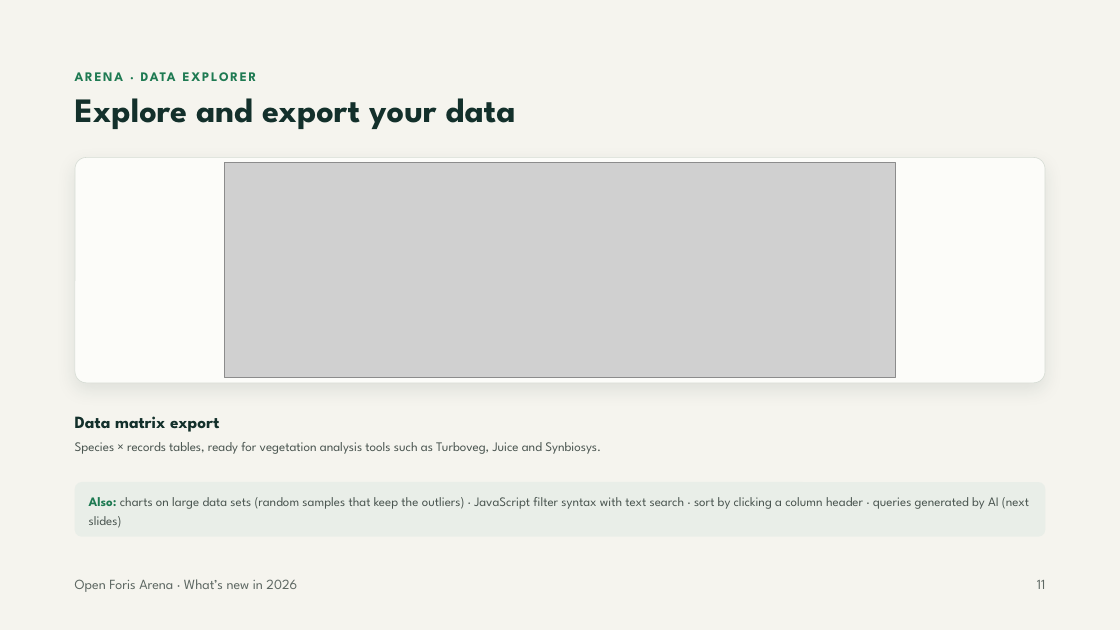
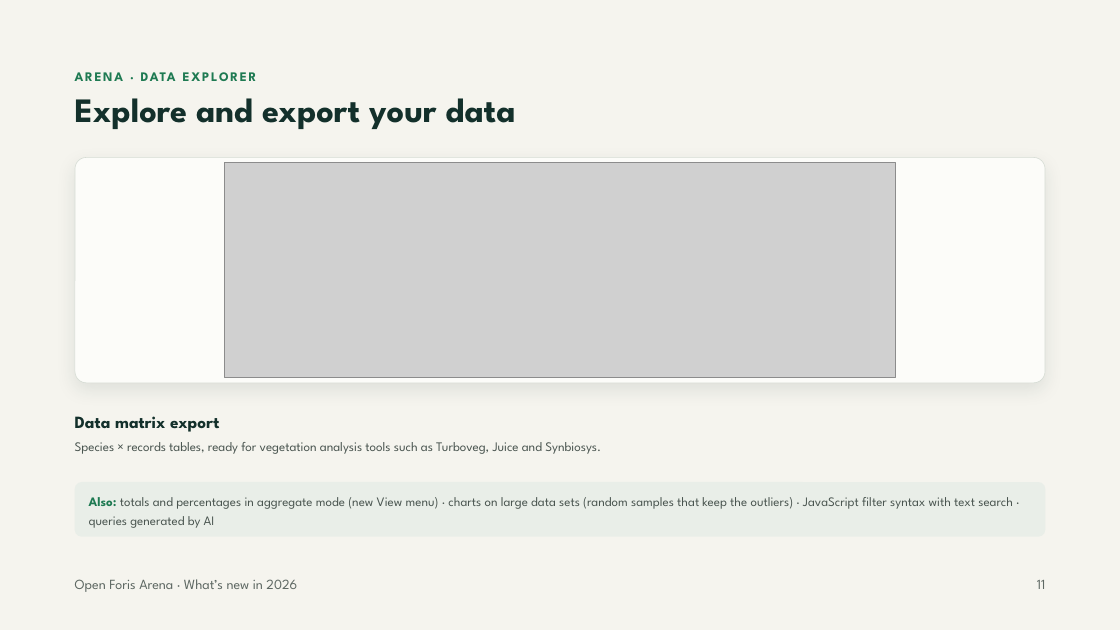
Before and after one commit to openforis/arena, a slide deck: slide 11 of docs/whats-new-2026/arena-whats-new-2026.pptx. Drawn at 1120x630 pixels with LibreOffice and Linux fonts; fonts in the diff are those of the drawing; grey boxes stand for pictures. Boxes give left, top, right and bottom in pixels: in the first picture for what was removed or moved away, otherwise in the second. Text is boxed around its words. In the diff, an @@ line names an element or a change of style, - is before the commit and + after.

```diff
--- a/docs/whats-new-2026/arena-whats-new-2026.pptx
+++ b/docs/whats-new-2026/arena-whats-new-2026.pptx
@@ text at [89, 497, 1013, 528]: text changed @@
-Also: charts on large data sets (random samples that keep the outliers) · JavaScript filter syntax with text search · sort by clicking a column header · queries generated by AI (next slides)
+Also: totals and percentages in aggregate mode (new View menu) · charts on large data sets (random samples that keep the outliers) · JavaScript filter syntax with text search · queries generated by AI
```
Also in this commit, not shown: 7 other slides changed, 3 slides added, 25 other files.
